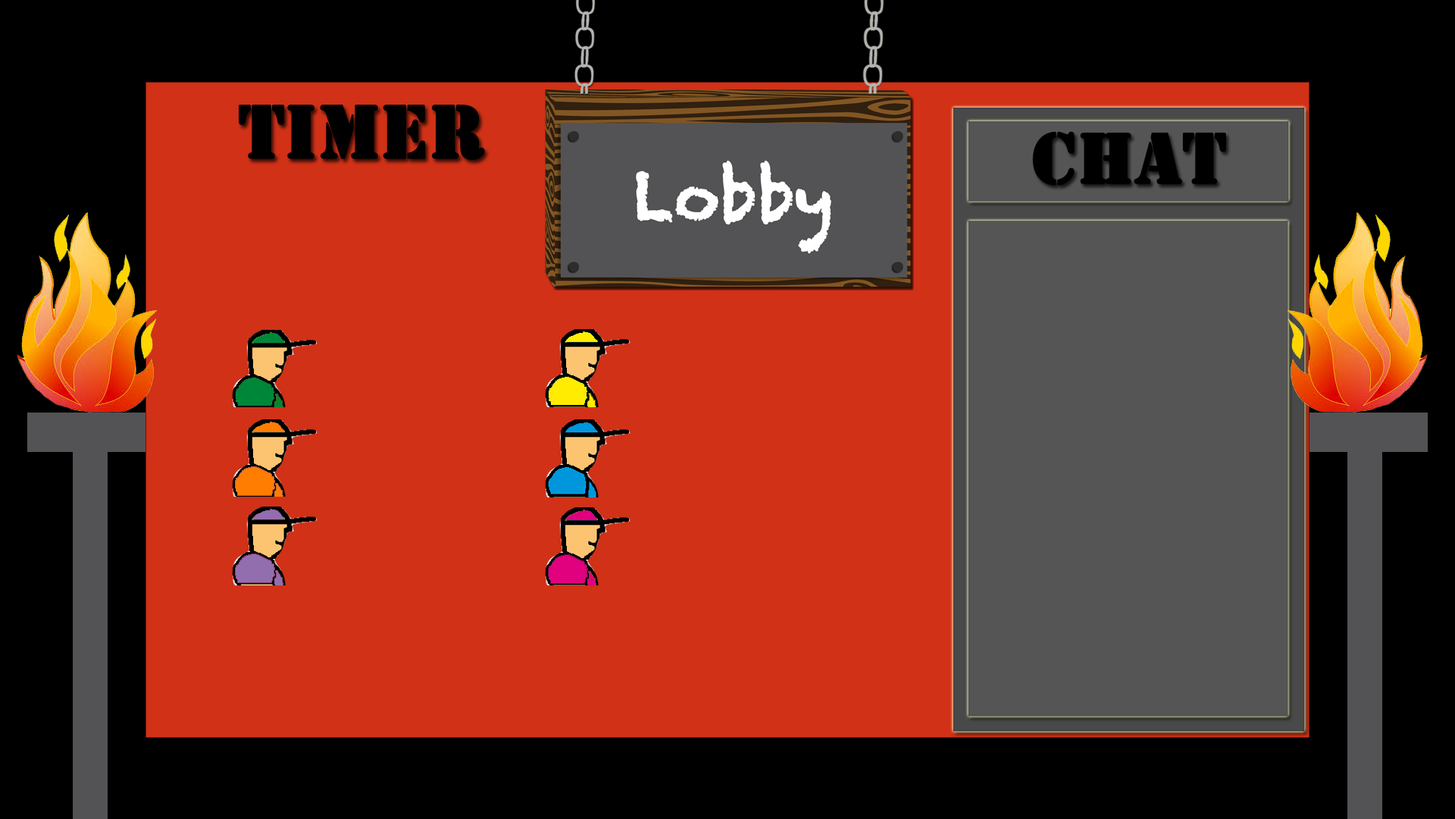
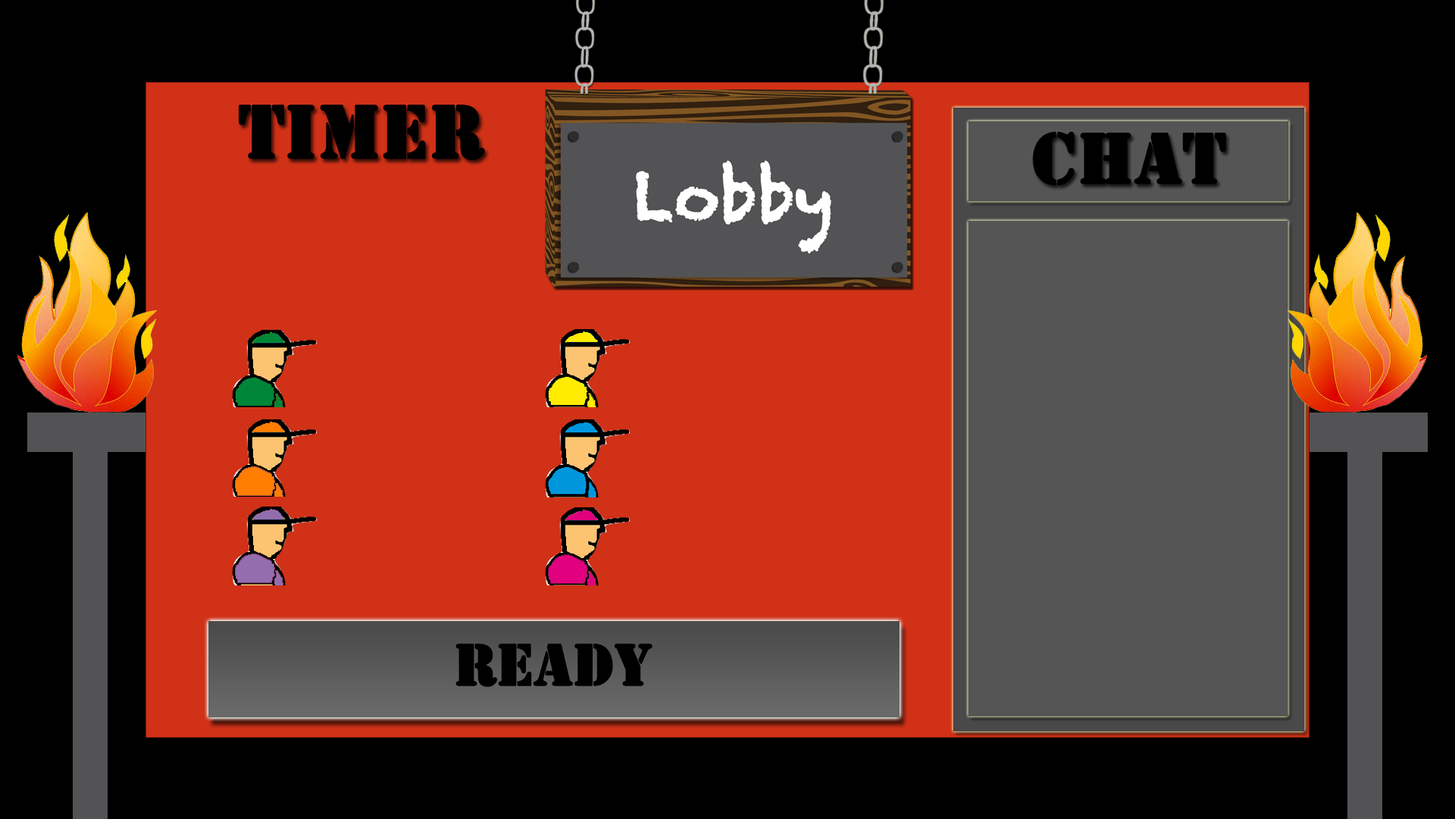
Layers edited between the first and the second 1455px x 819px image:
added layer "Ready" above "purple" over 203, 616, 909, 729
